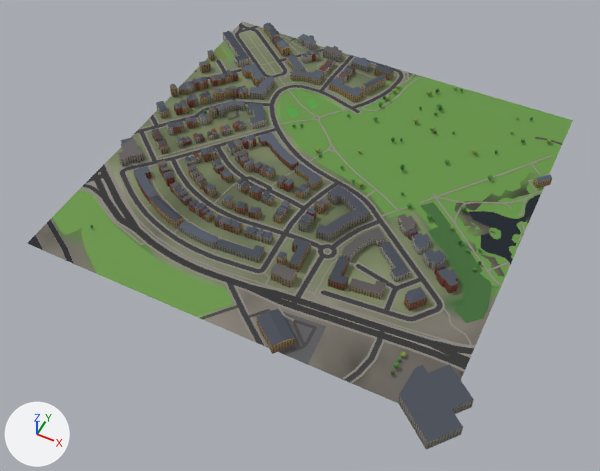
What one commit did to the glTF model glasgow-subway/data/city/city_11_9.glb.
Rendered twice from a 50 mm lens placed at (2457.0, -2920.0, 726.0), pointed at (2155.0, -2317.0, -27.0). Arrows for +X, +Y and +Z are at lower left; the lights stay in place. The older version comes first. Where no turn or scale is listed for an object, it has been applied to the vertices. Vertices at exactly the same position are counted once.

In view in the first picture: 'buildings_11_9', 'green_11_9', 'roads_11_9', 'terrain_11_9', 'water_11_9'.
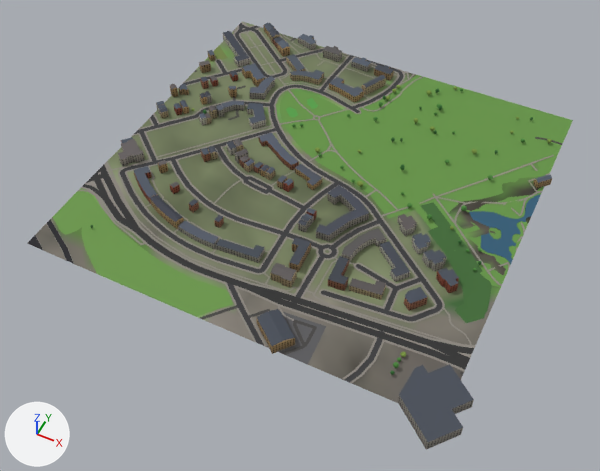
Changed parts and their boxes [x1, y1, x2, y2] in the pictures (600 x 471 px):
```json
{"object": "water_11_9", "change": "surface changed", "before": [469, 194, 541, 264], "after": [469, 194, 541, 264], "on screen": "lighter"}
{"part": 1, "of": "me_buildings_11_9", "change": "deleted", "before": [151, 50, 445, 275]}
{"part": 2, "of": "me_buildings_11_9", "change": "cut back", "before": [134, 37, 356, 244], "after": [158, 37, 287, 244]}
{"part": 3, "of": "me_green_11_9", "change": "reshaped", "before": [447, 168, 547, 279], "after": [447, 169, 547, 279]}
```

Scene script edits in JSON lines:
```json
{"block": "mat_mat_water", "where": "n2 = _N.new('ShaderNodeMix'); n2.name = 'Mix'"}
{"op": "set", "path": "n2.inputs[7].default_value", "old": "(0.0331, 0.0946, 0.133, 1.0)", "new": "(0.787, 0.89, 1.0, 1.0)", "note": "'B', dark cyan #335766 -> 'B', pale blue #e5f2ff"}
{"block": "me_buildings_11_9", "where": "# used by ob_buildings_11_9; location = (2158.0, -2264.0, 15.0)"}
{"op": "remove", "block": "me_buildings_11_9", "code": "me_buildings_11_9.from_pydata(...)  # 4780 vertices, 6184 faces; spans x -263.0..263.0, y -269.0..269.0, z -10.0..10.0"}
{"op": "add", "block": "me_buildings_11_9", "code": "me_buildings_11_9.from_pydata(...)  # 1362 vertices, 1695 faces; spans x -263.0..263.0, y -269.0..269.0, z -10.0..10.0"}
{"block": "me_buildings_11_9", "change": "me_buildings_11_9 part 1: 120 loose pieces with 2710 vertices, spanning x -244.0..180.0, y -132.0..240.0, z -9.0..9.0, are deleted"}
{"block": "me_buildings_11_9", "change": "me_buildings_11_9 part 2: 23 vertices moved within x -250.0..-44.0, y -144.0..166.0, z 2.0..7.0; 714 vertices removed from x -258.0..50.0, y -144.0..254.0, z -9.0..10.0; 61 vertices added at x -257.0..-41.0, y -142.0..236.0, z 1.0..10.0"}
{"block": "me_buildings_11_9", "change": "other edits to the shape of me_buildings_11_9 do not show in these pictures"}
{"block": "me_green_11_9", "where": "# used by ob_green_11_9; location = (2150.0, -2250.0, 10.0)"}
{"op": "remove", "block": "me_green_11_9", "code": "me_green_11_9.from_pydata(...)  # 800 vertices, 1164 faces; spans x -250.0..250.0, y -250.0..250.0, z -4.0..4.0"}
{"op": "add", "block": "me_green_11_9", "code": "me_green_11_9.from_pydata(...)  # 511 vertices, 586 faces; spans x -250.0..250.0, y -250.0..250.0, z -4.0..4.0"}
{"block": "me_green_11_9", "change": "me_green_11_9 part 3: 8 vertices moved from x 53.0..159.0, y 17.0..73.0, z -3.0..-2.0 to x 69.0..198.0, y 30.0..105.0, z -3.0..-1.0; 327 vertices removed from x -97.0..238.0, y -112.0..239.0, z -4.0..0.0; 76 vertices added at x -75.0..228.0, y -44.0..228.0, z -4.0..-1.0"}
{"block": "me_green_11_9", "change": "other edits to the shape of me_green_11_9 do not show in these pictures"}
```
